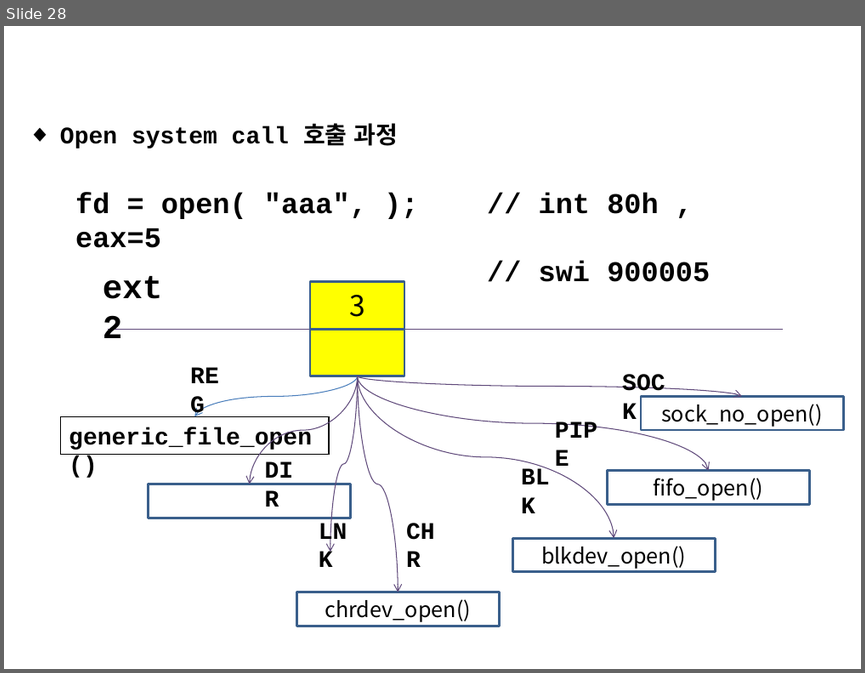
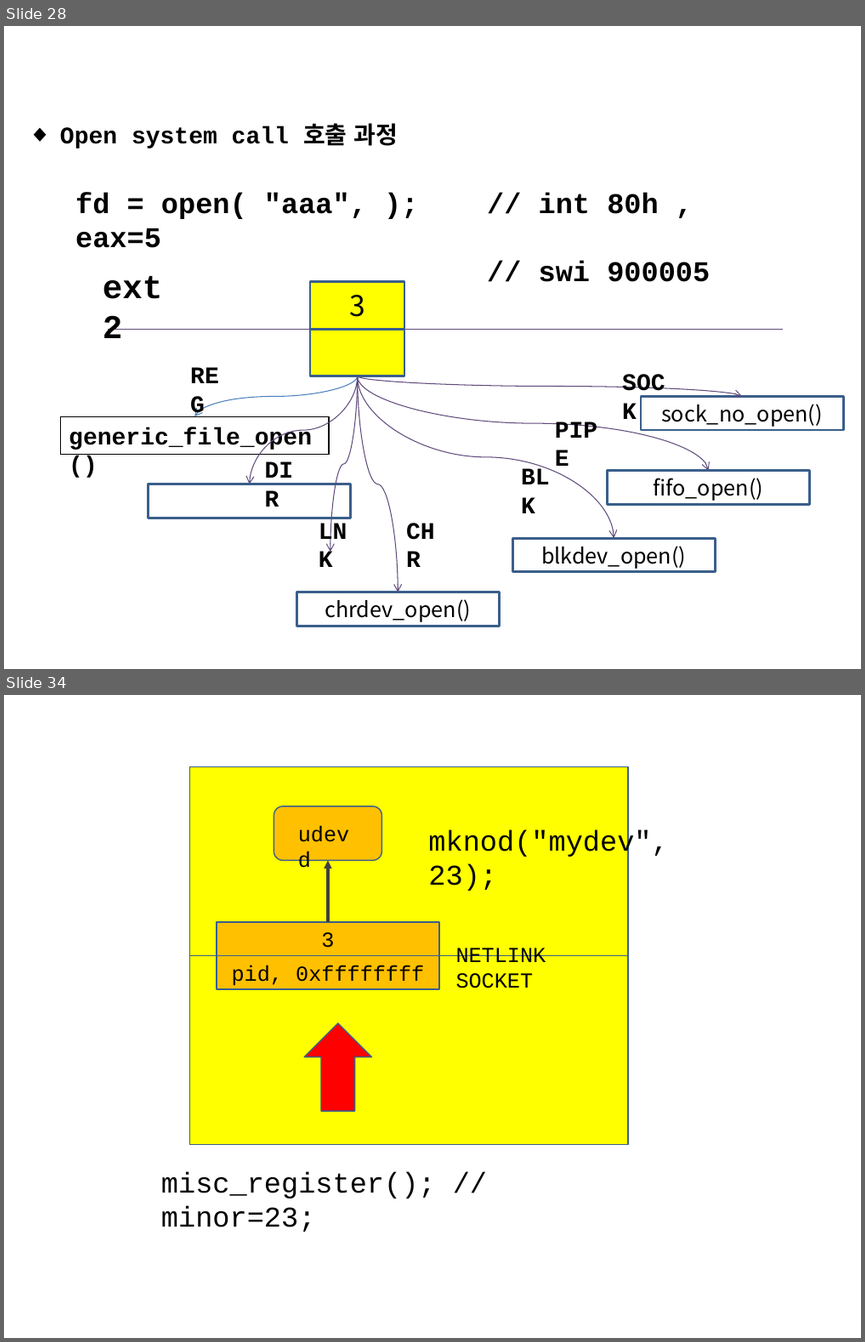
Before and after one commit to imguru-mooc/android-kernel, a slide deck: 03_day.pptx. Shown one above the other, each under a label of ours: slide 28 before the commit, slides 28 and 34 after it; the slides between them are not shown. The pictures are 865x673 and 865x1342 pixels, drawn with LibreOffice and Linux fonts; fonts in the diff are those of the drawing. Boxes give left, top, right and bottom in pixels: in the first picture for what was removed or moved away, otherwise in the second. Text is boxed around its words. In the diff, an @@ line names an element or a change of style, - is before the commit and + after.

```diff
--- a/03_day.pptx
+++ b/03_day.pptx
@@ slide 34 added at (4,695,861,1338), background #FFFFFF @@
@@ rectangle added at (190,767,629,955), fill #FFFF00, outline #3A5F8C 1 pt @@
@@ rounded rectangle added at (274,806,382,861), fill #FFC000, outline #3A5F8C 1 pt @@
@@ text added at (290,816,365,850), 18 pt, text #000000 @@
+udevd
@@ text added at (428,830,668,891), 24 pt, text #000000 @@
+mknod("mydev", 23);
@@ arrow added from (328, 922) to (328, 861), #404040 2.25 pt @@
@@ rectangle added at (216,922,439,955), fill #FFC000, outline #3A5F8C 1 pt, 18 pt, text #000000 @@
+3
@@ text added at (456,947,546,988), 18 pt, text #000000 @@
+NETLINK SOCKET
@@ rectangle added at (190,955,629,1144), fill #FFFF00, outline #3A5F8C 1 pt @@
@@ rectangle added at (216,955,439,989), fill #FFC000, outline #3A5F8C 1 pt, 18 pt, text #000000 @@
+pid, 0xffffffff
@@ up arrow added at (304,1023,371,1111), fill #FF0000, outline #3A5F8C 1 pt @@
@@ text added at (161,1171,436,1231), 24 pt, text #000000 @@
+misc_register(); // minor=23;
```
Also in this commit, not shown: 7 other slides added, 16 other files.
